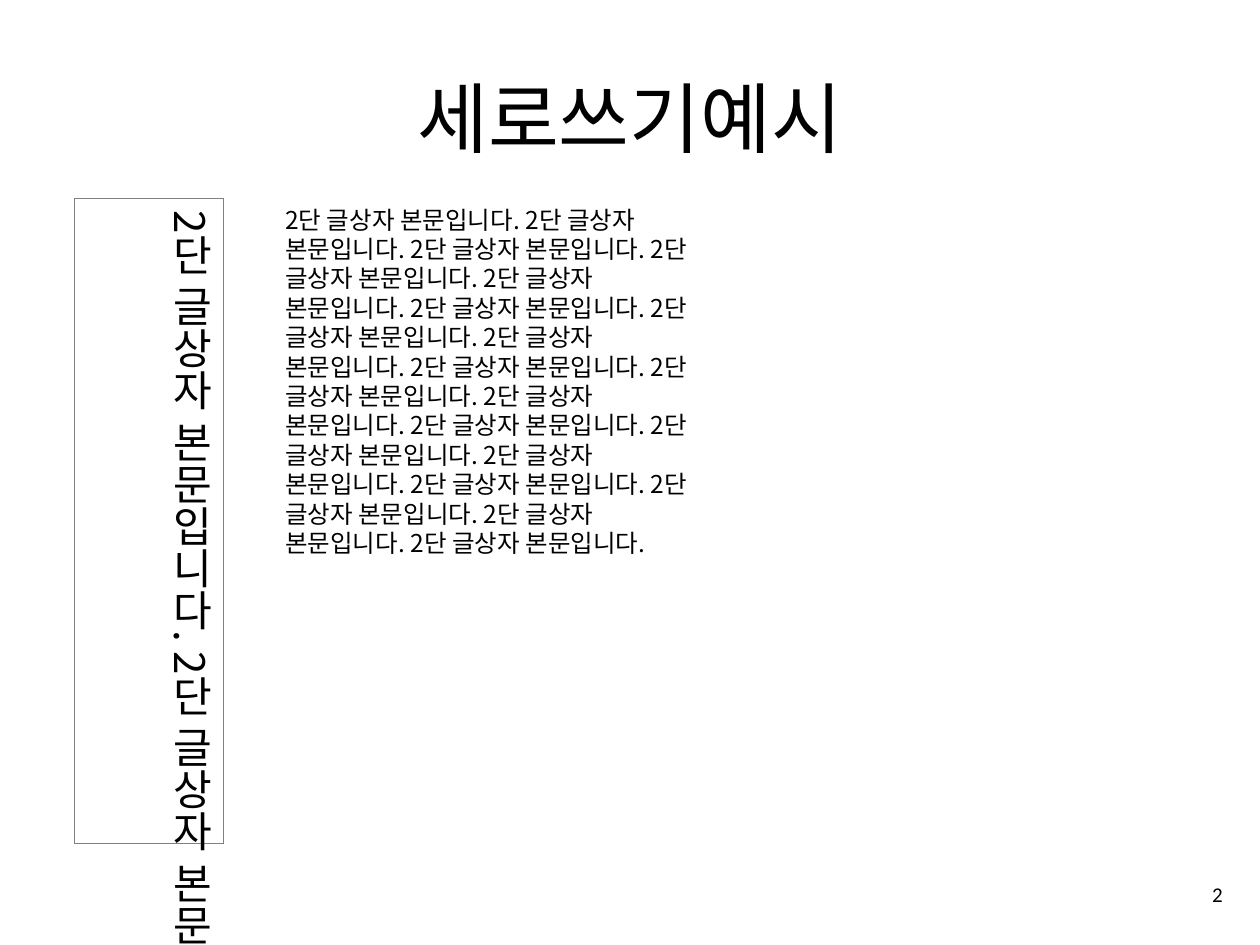
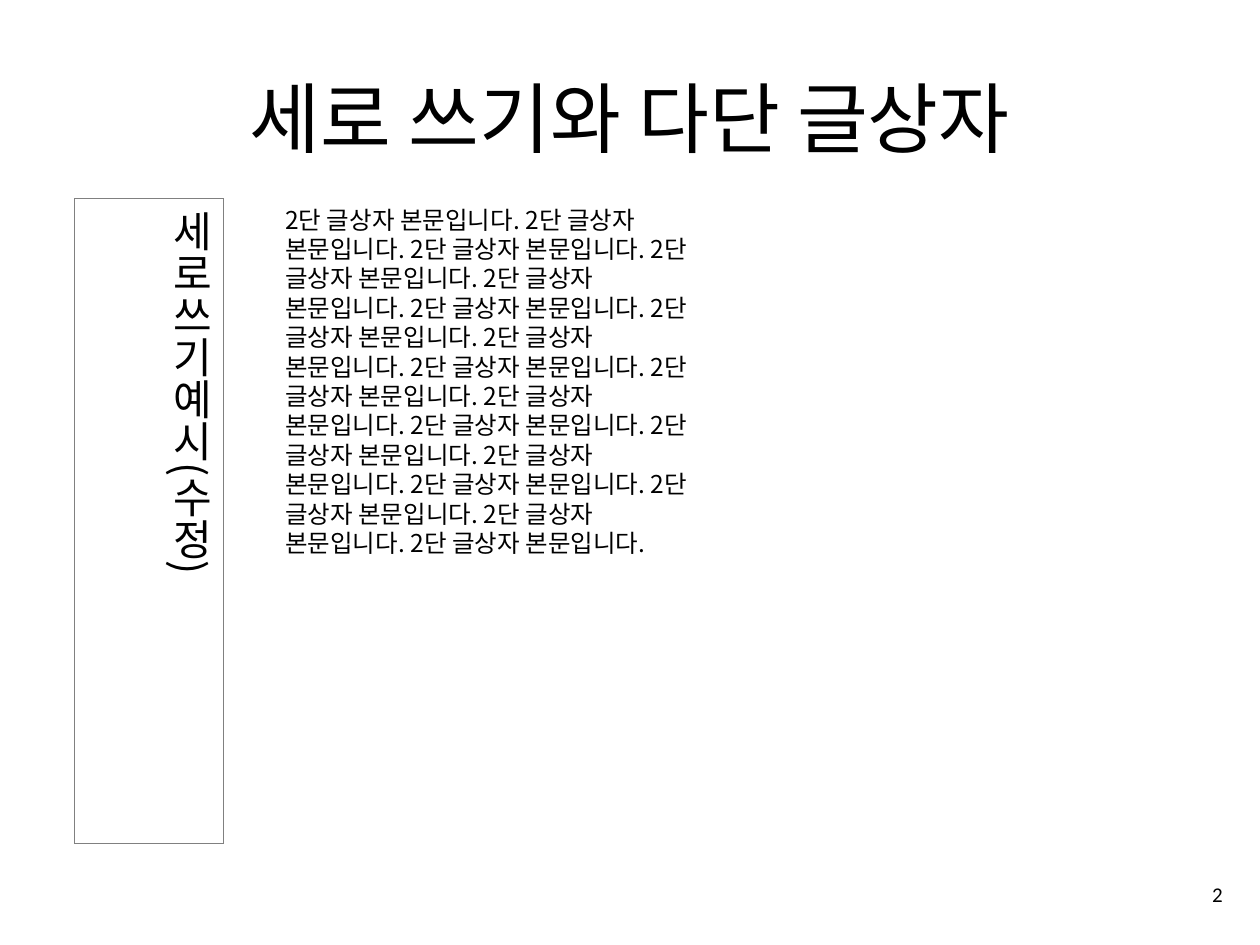
Before and after one commit to unrimit7/MyMemo-App, a slide deck: slide 2 of docs/office-upgrade/out/PPT_B_교육자료_원본_수정저장결과.pptx. Drawn at 1260x945 pixels with LibreOffice and Linux fonts; fonts in the diff are those of the drawing. Boxes give left, top, right and bottom in pixels: in the first picture for what was removed or moved away, otherwise in the second. Text is boxed around its words. In the diff, an @@ line names an element or a change of style, - is before the commit and + after.

```diff
--- a/docs/office-upgrade/out/PPT_B_교육자료_원본_수정저장결과.pptx
+++ b/docs/office-upgrade/out/PPT_B_교육자료_원본_수정저장결과.pptx
@@ title at box(250, 83, 1009, 153): text changed @@
-세로쓰기예시
+세로 쓰기와 다단 글상자
@@ text in rectangle at box(174, 212, 213, 566): text changed @@
-2단 글상자 본문입니다. 2단 글상자 본문입니다. 2단 글상자 본문입니다. 2단 글상자 본문입니다. 2단 글상자 본문입니다. 2단 글상자 본문입니다. 2단 글상자 본문입니다. 2단 글상자 본문입니다. 2단 글상자 본문입니다. 2단 글상자 본문입니다. 2단 글상자 본문입니다. 2단 글상자 본문입니다. 2단 글상자 본문입니다. 2단 글상자 본문입니다. 2단 글상자 본문입니다. 2단 글상자 본문입니다. 2단 글상자 본문입니다. 2단 글상자 본문입니다.
+세로쓰기예시(수정)
```
Also in this commit, not shown: 3 other slides changed, 55 other files.
